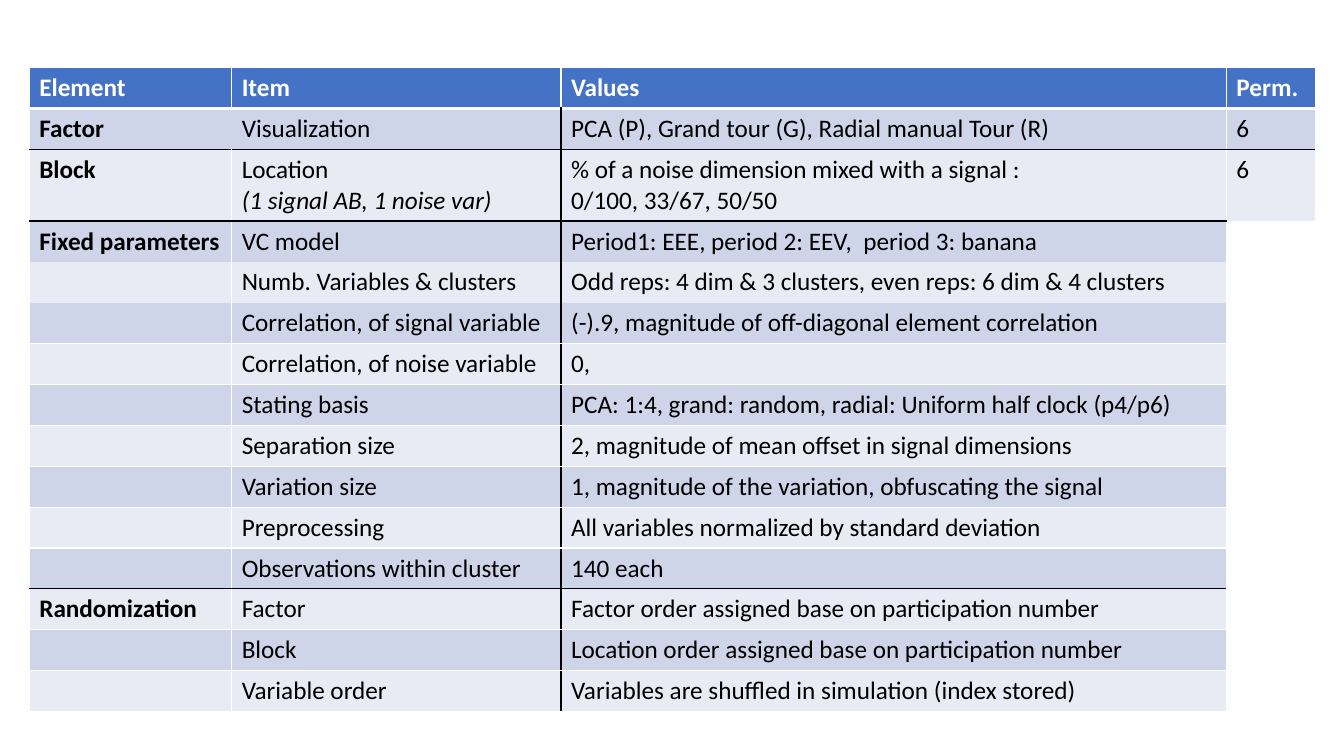
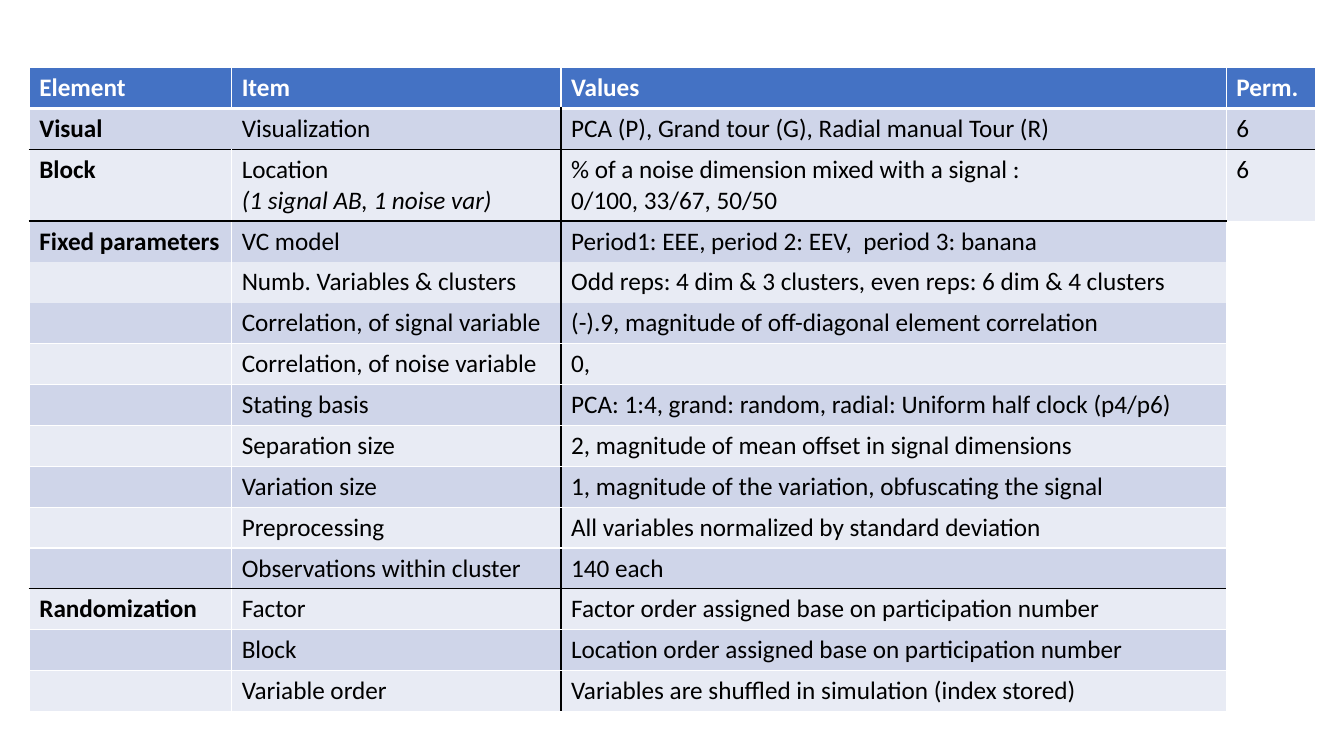
Before and after one commit to nspyrison/spinifex_study, a slide deck: slide 1 of paper/figures/Experimental design graphics.pptx. Drawn at 1344x756 pixels with LibreOffice and Linux fonts; fonts in the diff are those of the drawing. Boxes give left, top, right and bottom in pixels: in the first picture for what was removed or moved away, otherwise in the second. Text is boxed around its words. In the diff, an @@ line names an element or a change of style, - is before the commit and + after.

Commit message:
figures and table changing "factor" --> "visuals"

```diff
--- a/paper/figures/Experimental design graphics.pptx
+++ b/paper/figures/Experimental design graphics.pptx
@@ table at (29, 68, 1316, 707) @@
-row 2, column 1: Factor
+row 2, column 1: Visual
```
Also in this commit, not shown: 3 other slides changed, 3 other files.
